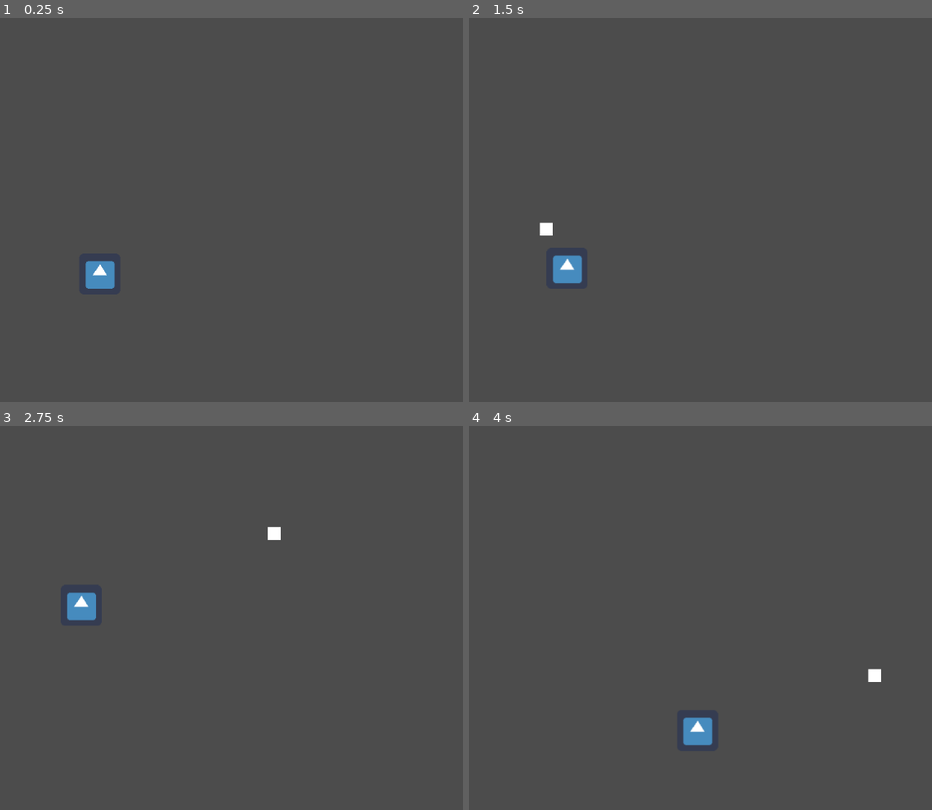
Above: before the commit, frames 1-4 (two rows, left to right).
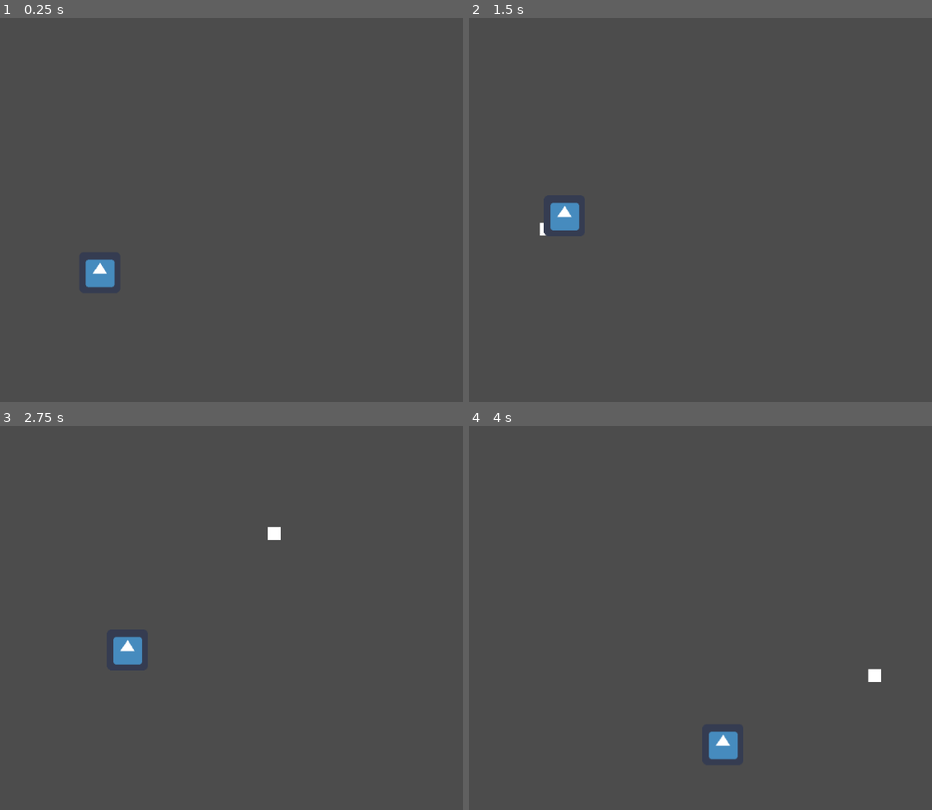
Above: after the commit, the same moments.

Repository: Jimmy-s-Test-Site/20210419_LM0B
Game: Godot game, scene res://Julian/Portal/PortalTest.tscn
Two runs of this game, one before a commit and one after it. Both use one fixed random seed, a clock stepped at 60 frames per second and the inputs below. The project has no main scene, so this scene is started directly. The engine's default icon, where the game draws it, is replaced by a stand-in: a white triangle on a blue panel in a dark square.
Inputs (mouse positions are in pixels of both pictures, inside the frame that each line leads up to):
- Up to frame 1 (0.25 s): no input
- Up to frame 2 (1.5 s): move the mouse to (834, 190) at 0.52 s; move the mouse to (561, 229) at 1.27 s
- Up to frame 3 (2.75 s): move the mouse to (287, 533) at 2.02 s
- Up to frame 4 (4 s): move the mouse to (658, 694) at 2.77 s; move the mouse to (885, 675) at 3.52 s

The runs differ from the first frame. In frame 1, 0.1% of the frame differs, in the area x 18-25%, y 62-71%; in frame 2, 1.0%, in the area x 16-25%, y 48-70%; in frame 3, 0.9%; in frame 4, 0.9%.

Commit message:
changed portal test scene
I was testing how thing would be affected if I have gravity area on top of the RigidBody, in order to check if I could potentially easily change the gravity of any object.

Diff:
--- a/Julian/Portal/PortalTest.tscn
+++ b/Julian/Portal/PortalTest.tscn
@@ -6,10 +6,14 @@
 [sub_resource type="RectangleShape2D" id=1]
 extents = Vector2( 32, 32 )
 
+[sub_resource type="RectangleShape2D" id=2]
+extents = Vector2( 33, 33 )
+
 [node name="PortalTest" type="Node2D"]
 
 [node name="Portal" parent="." instance=ExtResource( 1 )]
 scale = Vector2( 20, 20 )
+gravity_vec = Vector2( 0, 0 )
 gravity = 600.0
 
 [node name="RigidBody2D" type="RigidBody2D" parent="."]
@@ -24,3 +28,10 @@
 
 [node name="CollisionShape2D" type="CollisionShape2D" parent="RigidBody2D"]
 shape = SubResource( 1 )
+
+[node name="GravityArea" type="Area2D" parent="RigidBody2D"]
+space_override = 1
+gravity_vec = Vector2( 0, -1 )
+
+[node name="CollisionShape2D" type="CollisionShape2D" parent="RigidBody2D/GravityArea"]
+shape = SubResource( 2 )
Not shown: 1 places in Julian/Portal/PortalTest.tscn that only renumber resources
